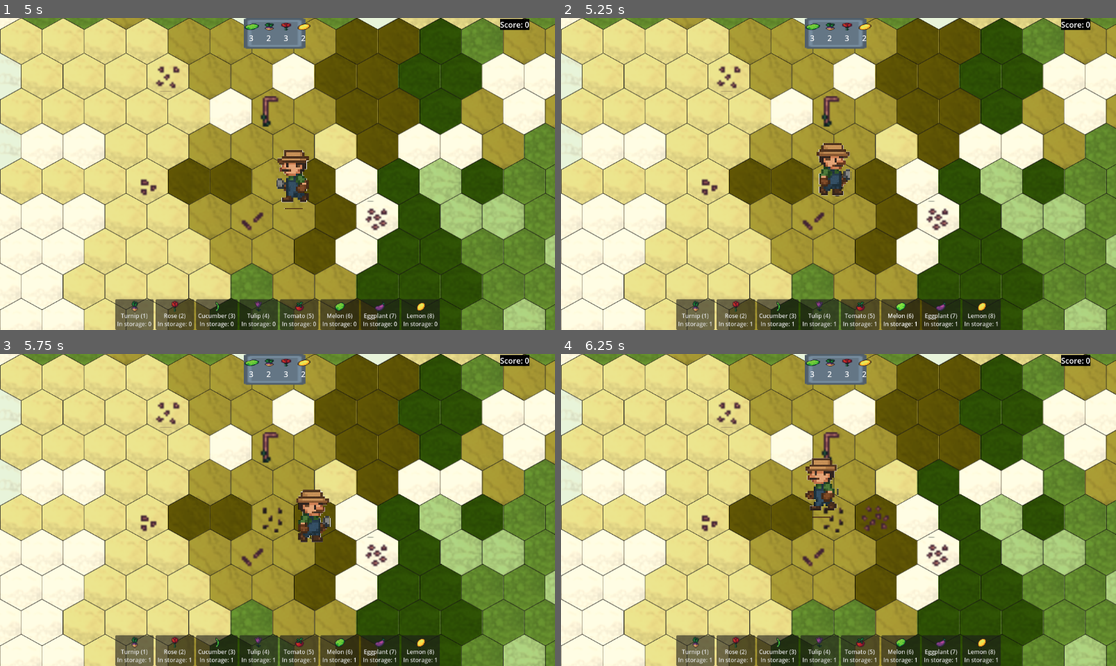
Above: before the commit, frames 1-4 (two rows, left to right).
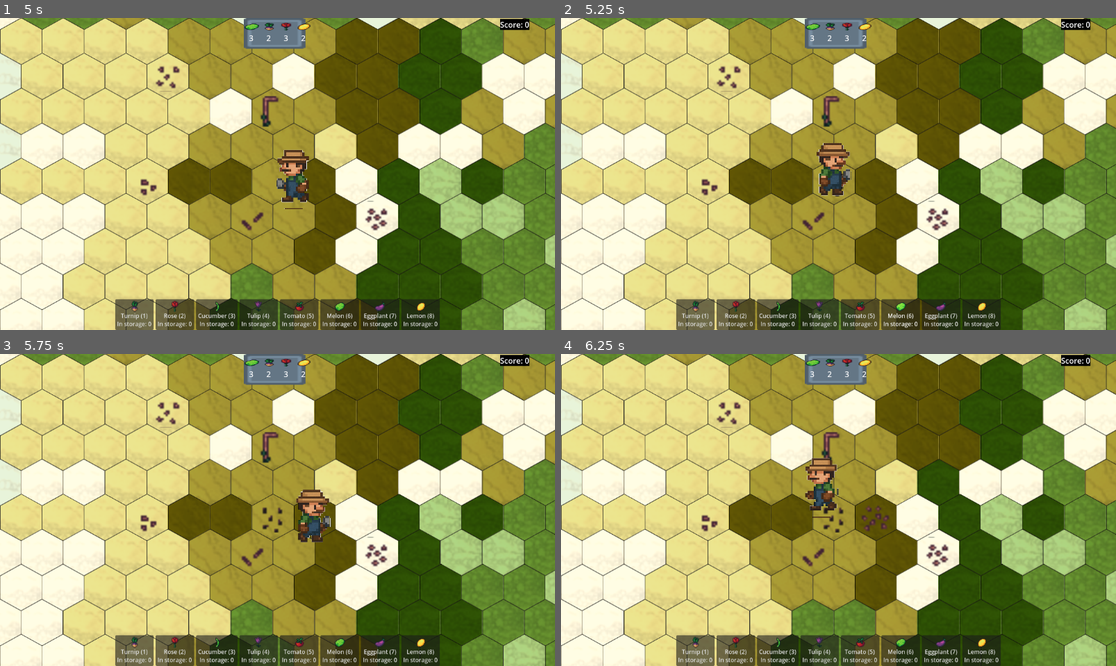
Above: after the commit, the same moments.

Repository: BlueDespero/slavicgamejam2025
Game: Godot game, scene res://main.tscn
Two runs of this game, one before a commit and one after it. Both use one fixed random seed, a clock stepped at 60 frames per second and the inputs below.
Inputs (mouse positions are in pixels of both pictures, inside the frame that each line leads up to):
- Up to frame 1 (5 s): tap Enter at 0.5 s; move the mouse to (399, 158) at 0.52 s; tap Space at 0.6, 0.77, 1.07, 1.52, 1.55, 1.82, 2.3, 3.02, 3.05, 3.32, 3.77, 3.8, 4.07, 4.52, 4.55, 4.82 s; click (399, 158) at 0.67 s; move the mouse to (166, 189) at 1.27 s; tap 1 at 1.35 s; click (166, 189) at 1.42 s; move the mouse to (333, 105) at 2.02 s; tap 2 at 2.1 s; click (333, 105) at 2.17 s; move the mouse to (249, 236) at 2.77 s; tap 3 at 2.85 s; click (249, 236) at 2.92 s; move the mouse to (444, 220) at 3.52 s; tap 4 at 3.6 s; click (444, 220) at 3.67 s; move the mouse to (111, 127) at 4.27 s; tap 5 at 4.35 s; click (111, 127) at 4.42 s
- Up to frame 2 (5.25 s): move the mouse to (866, 174) at 5.02 s; tap 6 at 5.1 s; click (866, 174) at 5.17 s
- Up to frame 3 (5.75 s): tap Space at 5.3 s
- Up to frame 4 (6.25 s): tap Space at 5.75, 6.02, 6.05 s; move the mouse to (755, 432) at 5.77 s; tap 7 at 5.85 s; click (755, 432) at 5.92 s

Frame 1 is identical in both runs. In frame 2, less than 0.1% of the frame differs, in the area x 26-79%, y 97-99%; in frame 3, less than 0.1%; in frame 4, less than 0.1%.

Commit message:
Harvest crops

Diff:
--- a/EventBus.gd
+++ b/EventBus.gd
@@ -3,4 +3,6 @@
 signal plant_selected(plant_cls)
 signal storage_updated(key: String, storage: Dictionary)
 signal set_storage(storage: Dictionary)
+signal update_storage(key: String, delta: int)
 signal change_score(score_delta: int)
+signal harvest_crops(tile_position: Vector2i)
--- a/game_data.gd
+++ b/game_data.gd
@@ -6,6 +6,7 @@
 func _ready() -> void:
 	initialize_storage()
 	EventBus.set_storage.connect(_set_storage)
+	EventBus.update_storage.connect(_update_storage)
 
 func initialize_storage() -> void:
 	for plant in Constants.plants.keys():
@@ -14,7 +15,9 @@
 func _set_storage(new_storage: Dictionary) -> void:
 	storage = new_storage
 
-func _on_timer_timeout() -> void:
-	for plant_key in Constants.plants.keys():
-		storage[plant_key] += 1
-		EventBus.storage_updated.emit(plant_key, storage)
+func _update_storage(key: String, delta: int) -> void:
+	if key in storage:
+		storage[key] += delta
+	else:
+		storage[key] = delta
+	EventBus.storage_updated.emit(key, storage)
--- a/main.tscn
+++ b/main.tscn
@@ -1,9 +1,8 @@
-[gd_scene load_steps=5 format=3 uid="uid://cgifmsx4lhem8"]
+[gd_scene load_steps=4 format=3 uid="uid://cgifmsx4lhem8"]
 
 [ext_resource type="Script" uid="uid://bewb1j0gyhyrk" path="res://main.gd" id="1_ig7tw"]
 [ext_resource type="PackedScene" uid="uid://1al25n8y6pmm" path="res://GUI/gui.tscn" id="2_0xm2m"]
 [ext_resource type="PackedScene" uid="uid://cqpw0gnmoueuk" path="res://map/map.tscn" id="3_h2yge"]
-[ext_resource type="Script" uid="uid://dd5sir7hmbkjj" path="res://game_data.gd" id="4_1bvp3"]
 
 [node name="Main" type="Node2D"]
 script = ExtResource("1_ig7tw")
@@ -13,12 +12,3 @@
 [node name="GUI" parent="." instance=ExtResource("2_0xm2m")]
 
 [node name="Map" parent="." instance=ExtResource("3_h2yge")]
-
-[node name="GameData" type="Node" parent="."]
-script = ExtResource("4_1bvp3")
-
-[node name="RandomlyAddToStorage" type="Timer" parent="GameData"]
-wait_time = 5.0
-autostart = true
-
-[connection signal="timeout" from="GameData/RandomlyAddToStorage" to="GameData" method="_on_timer_timeout"]
--- a/map/map.gd
+++ b/map/map.gd
@@ -4,11 +4,13 @@
 @onready var tile_map = $Terrain
 @onready var player: Area2D = $Player
 
-var planted_plants = {}
+var planted_plants: Dictionary[Vector2i, Plant] = {}
 
 func _ready():
 	player.tile_map = tile_map
 	EventBus.plant_selected.connect(Callable(self, "_on_plant_selected"))
+	EventBus.harvest_crops.connect(_on_harvest_crops)
+
 
 func _on_plant_selected(plant_cls):
 	var curr_tile = tile_map.local_to_map(player.position)
@@ -21,3 +23,16 @@
 	var plant = plant_inst.create_scene(curr_position)
 	planted_plants[curr_tile] = plant
 	add_child(plant)
+
+func _on_harvest_crops(tile_position: Vector2i):
+	var plant = planted_plants.get(tile_position)
+	if not plant:
+		print("There is no plant at: ", tile_position)
+		return
+	var plant_name = plant.plant_name
+	if not plant.is_fully_grown():
+		print("Plant not ready for harvesting: ", plant_name)
+		return
+	planted_plants.erase(tile_position)
+	EventBus.update_storage.emit(plant_name, 1)
+	plant.queue_free()
--- a/player/player.gd
+++ b/player/player.gd
@@ -18,6 +18,10 @@
 		var clicked_tile_coords = tile_map.local_to_map(mouse_pos)
 		print("Tile coordinates: ", clicked_tile_coords)
 		target_position = tile_map.map_to_local(clicked_tile_coords)
+	if event is InputEventKey and event.pressed and not event.is_echo():		if event.keycode == KEY_SPACE:
+		var curr_tile = tile_map.local_to_map(position)
+		EventBus.harvest_crops.emit(curr_tile)
+
 
 func _physics_process(delta):
 	var direction = global_position.direction_to(target_position)
